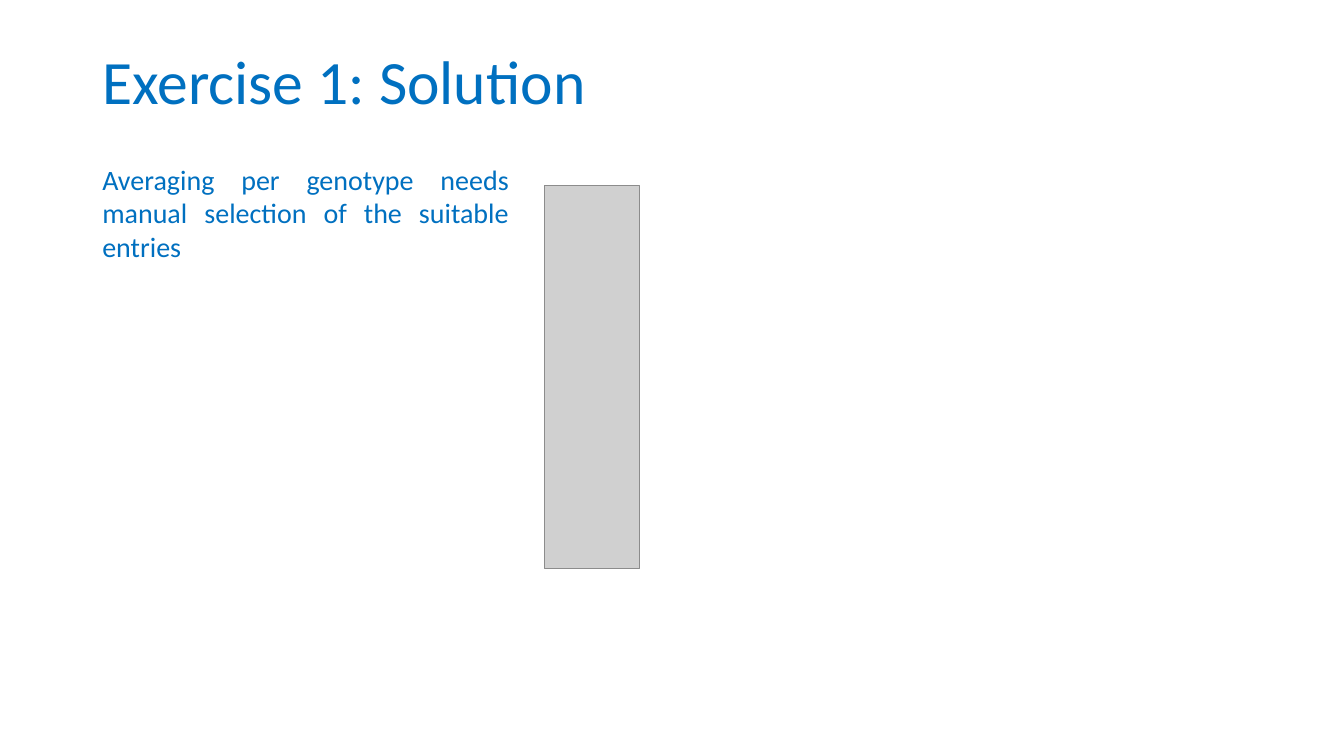
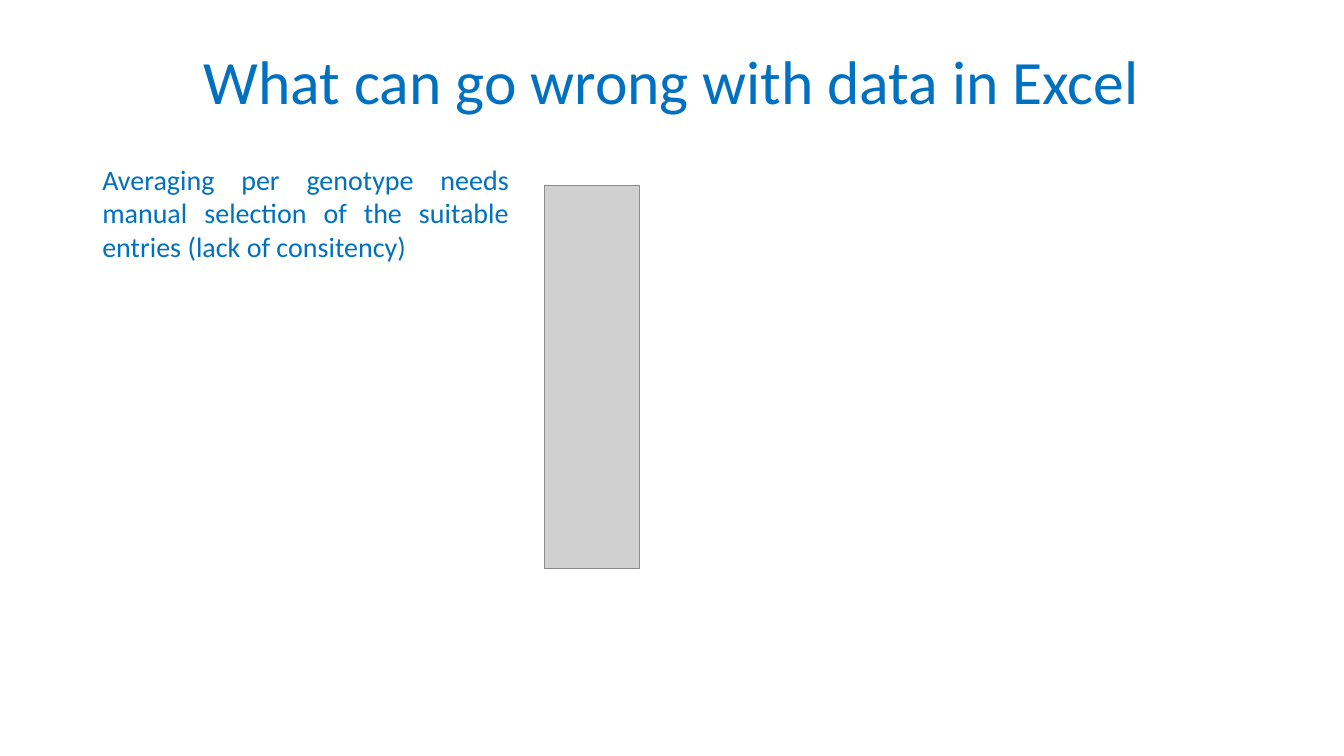
Before and after one commit to tzielins/private-fair-for-busy-biologists, a slide deck: slide 7 of instructors/03_Data-in-excel_v3.3.pptx (slide 8 before the commit). Drawn at 1344x756 pixels with LibreOffice and Linux fonts; fonts in the diff are those of the drawing; grey boxes stand for pictures; background and template pictures are left out. Boxes give left, top, right and bottom in pixels: in the first picture for what was removed or moved away, otherwise in the second. Text is boxed around its words. In the diff, an @@ line names an element or a change of style, - is before the commit and + after.

```diff
--- a/instructors/03_Data-in-excel_v3.3.pptx
+++ b/instructors/03_Data-in-excel_v3.3.pptx
@@ title at (x1=204, y1=61, x2=1139, y2=115): text changed @@
-Exercise 1: Solution
+What can go wrong with data in Excel
@@ text at (x1=102, y1=170, x2=509, y2=262): text changed @@
-Averaging per genotype needs manual selection of the suitable entries
+Averaging per genotype needs manual selection of the suitable entries (lack of consitency)
```
Also in this commit, not shown: 16 other slides changed, 3 slides removed, 1 other file.
